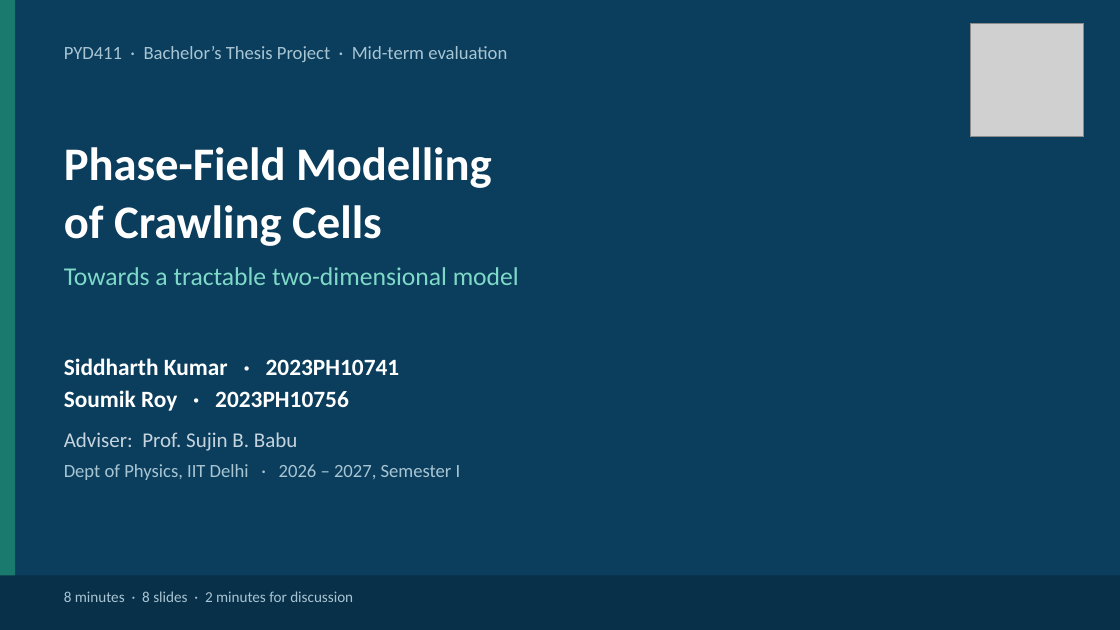
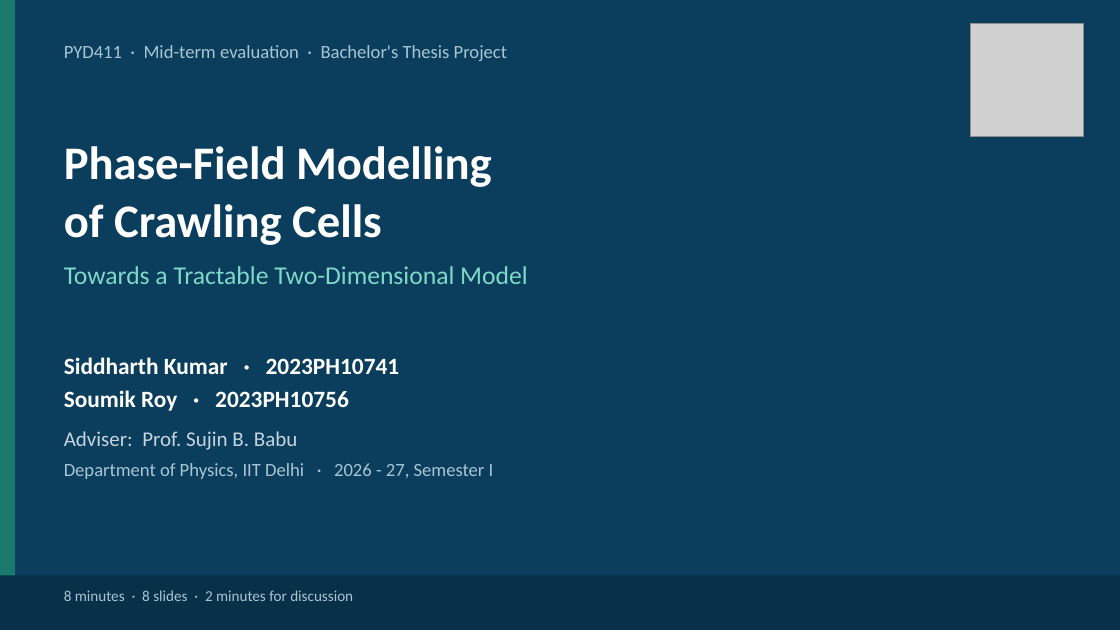
Before and after one commit to ariaydrouch/f, a slide deck: slide 1 of presentation/PYD411_midsem_presentation.pptx. Drawn at 1120x630 pixels with LibreOffice and Linux fonts; fonts in the diff are those of the drawing; grey boxes stand for pictures. Boxes give left, top, right and bottom in pixels: in the first picture for what was removed or moved away, otherwise in the second. Text is boxed around its words. In the diff, an @@ line names an element or a change of style, - is before the commit and + after.

```diff
--- a/presentation/PYD411_midsem_presentation.pptx
+++ b/presentation/PYD411_midsem_presentation.pptx
@@ text at box(64, 45, 507, 61): text changed @@
-PYD411 · Bachelor’s Thesis Project · Mid-term evaluation
+PYD411 · Mid-term evaluation · Bachelor's Thesis Project
@@ text at box(64, 266, 527, 284): text changed @@
-Towards a tractable two-dimensional model
+Towards a Tractable Two-Dimensional Model
@@ text at box(64, 463, 494, 479): text changed @@
-Dept of Physics, IIT Delhi · 2026 – 2027, Semester I
+Department of Physics, IIT Delhi · 2026 - 27, Semester I
```
Also in this commit, not shown: 7 other slides changed, 2 other files.
